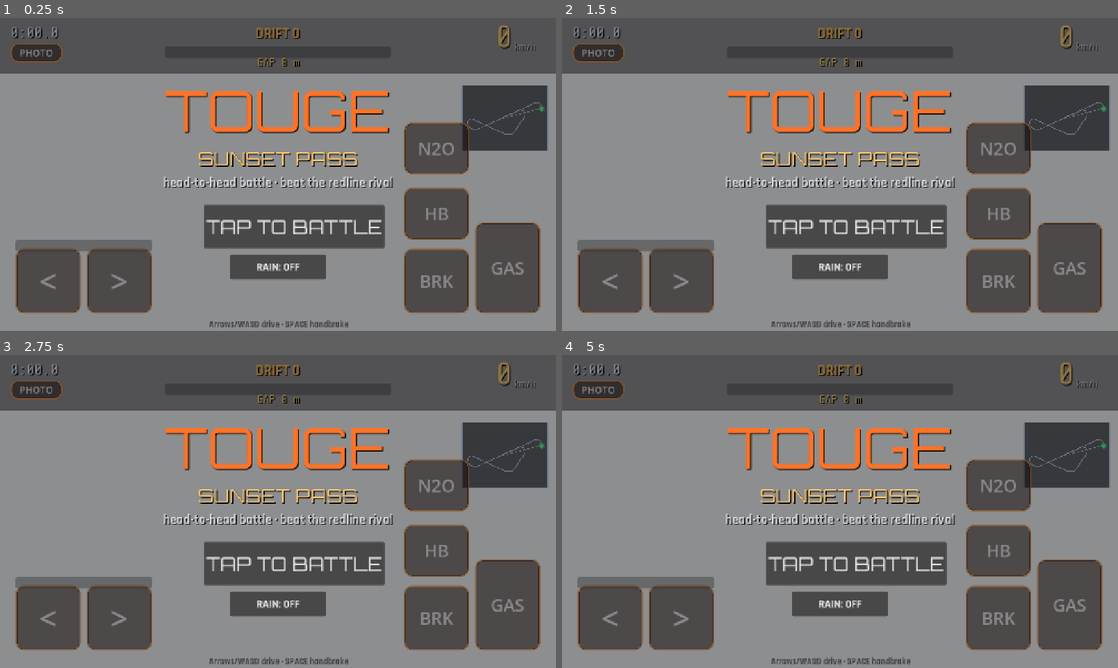
Above: before the commit, frames 1-4 (two rows, left to right).
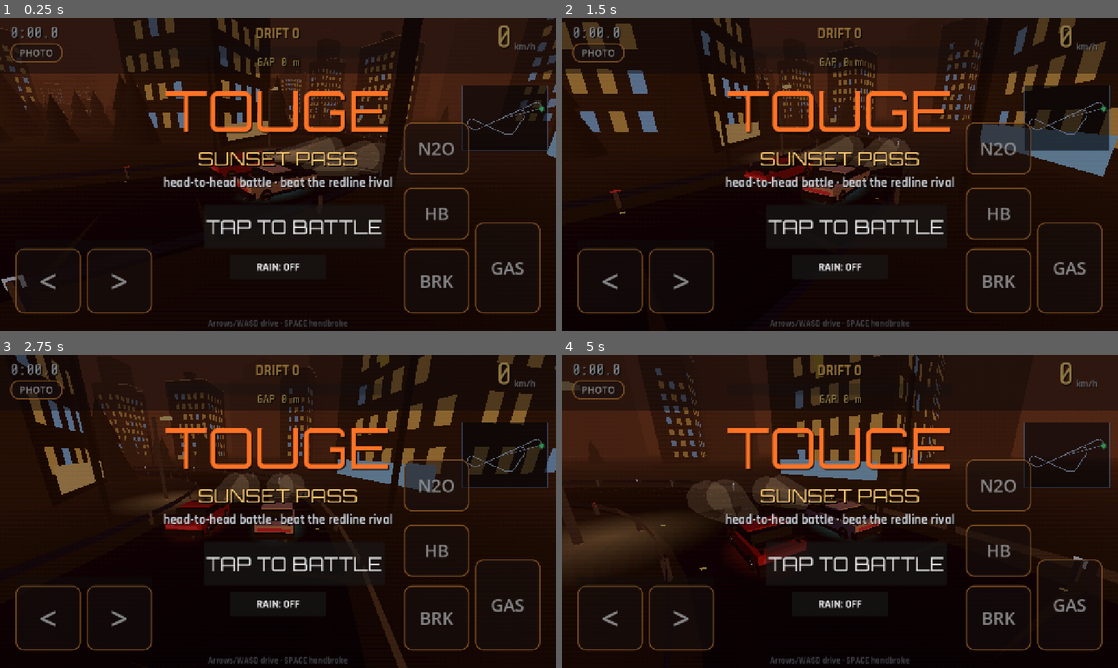
Above: after the commit, the same moments.

Repository: Thefreatbandz/touge
Game: Godot game, scene res://scenes/main.tscn
The game is run twice, just before and just after one commit, with the same random seed, the same clock (stepped at 60 frames per second) and the same inputs.
Inputs (mouse positions are in pixels of both pictures, inside the frame that each line leads up to):
- Up to frame 1 (0.25 s): no input
- Up to frame 2 (1.5 s): move the mouse to (962, 158) at 0.52 s; hold Right 0.53-1.25 s; hold Shift 0.53-1.25 s; click (962, 158) at 0.67 s; tap Space at 0.77 s; drag from (728, 190) to (812, 237) at 1.27 s
- Up to frame 3 (2.75 s): move the mouse to (333, 442) at 2.02 s; hold Right from 2.03 s (still down); hold Shift from 2.03 s (still down)
- Up to frame 4 (5 s): release Right at 2.75 s; release Shift at 2.75 s; drag from (812, 574) to (673, 464) at 2.77 s; move the mouse to (1006, 558) at 3.52 s; hold Left 3.53-4.25 s; hold Shift 3.53-4.25 s; tap Space at 3.77 s; drag from (673, 464) to (756, 433) at 4.27 s

The runs differ from the first frame. In frame 1, 95% of the frame differs, in the area x 0-100%, y 0-100%; in frame 2, 94%; in frame 3, 95%; in frame 4, 95%.

Commit message:
TOUGE: fix dither shader for Godot 4.7 (hint_screen_texture)

Diff:
--- a/assets/shaders/ps1_dither.gdshader
+++ b/assets/shaders/ps1_dither.gdshader
@@ -1,6 +1,8 @@
 shader_type canvas_item;
 // PS1-style post: RGB565 (5-bit) quantization + ordered dither.
 // Kills color banding on the sunset sky.
+// Note: Godot 4.7 requires the explicit hint_screen_texture uniform.
+uniform sampler2D SCREEN_TEXTURE : hint_screen_texture, filter_linear_mipmap;
 
 void fragment() {
 	vec3 c = texture(SCREEN_TEXTURE, SCREEN_UV).rgb;
Not shown, changed: build/web/index.html
Not shown, changed: build/web/index.pck
Not shown, changed: docs/index.html
Not shown, changed: docs/touge.html
Not shown, changed: docs/touge.pck
